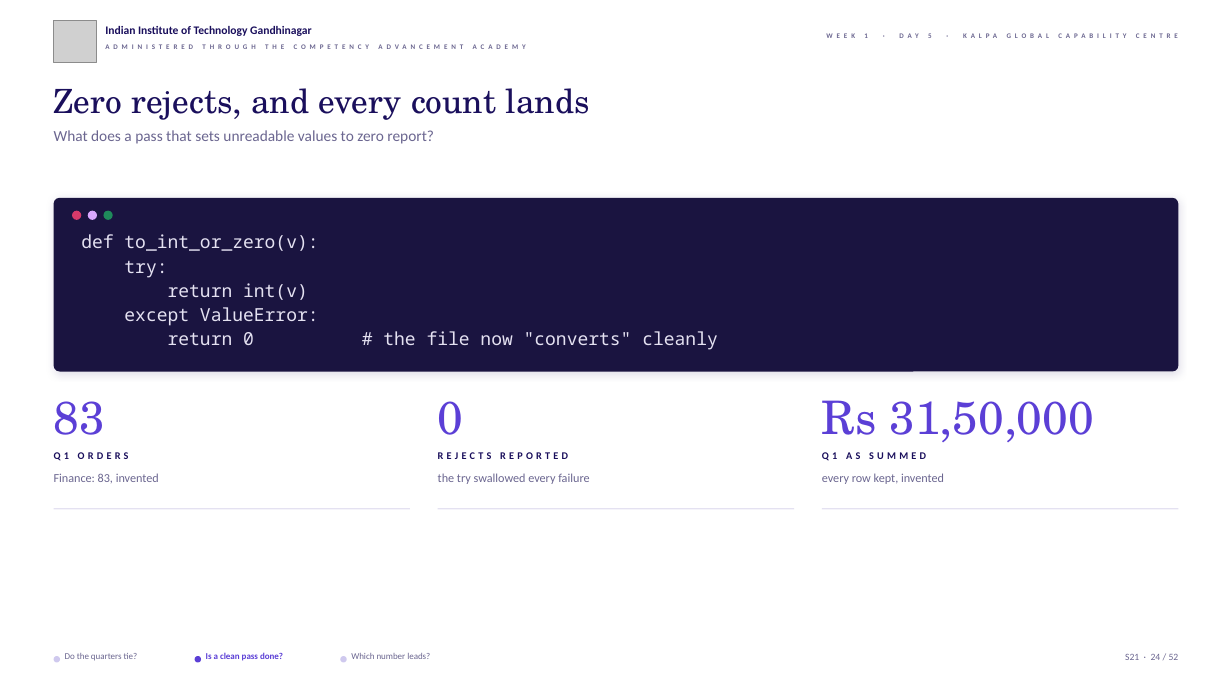
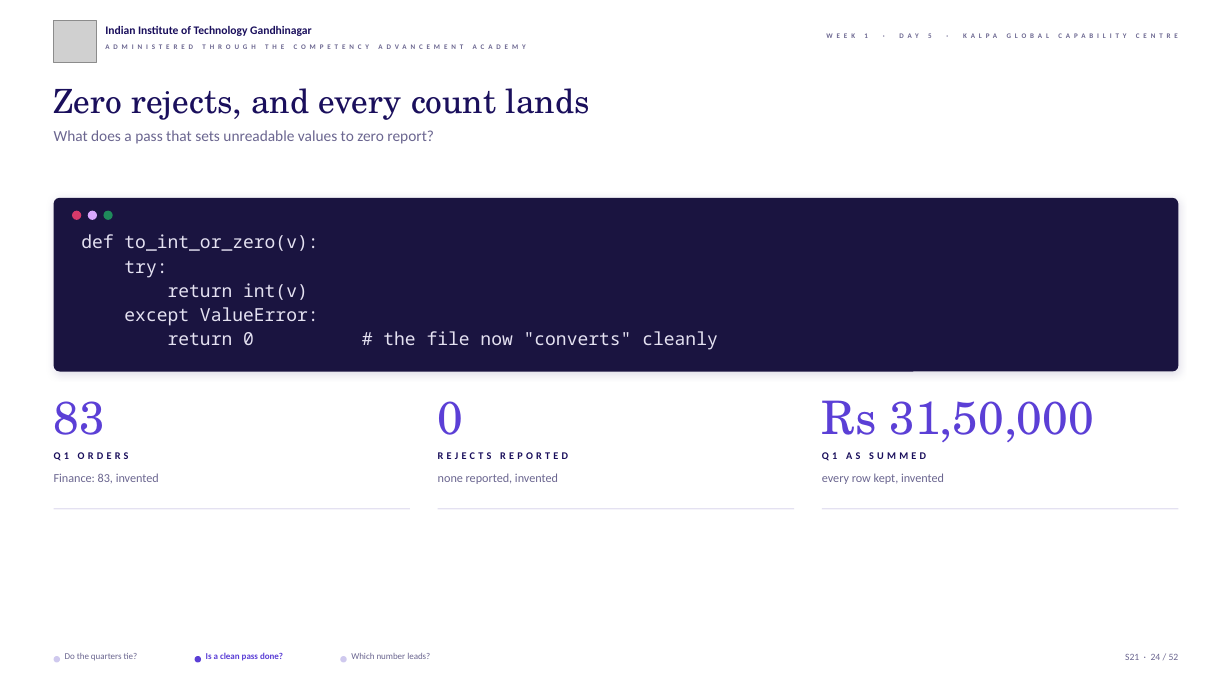
Before and after one commit to fde-academy-lab/c2-content-factory, a slide deck: slide 24 of content/W01/D5/slides/C2_W01_D05_debrief_STUDENT.pptx. Drawn at 1232x693 pixels with LibreOffice and Linux fonts; fonts in the diff are those of the drawing; grey boxes stand for pictures; background and template pictures are left out. Boxes give left, top, right and bottom in pixels: in the first picture for what was removed or moved away, otherwise in the second. Text is boxed around its words. In the diff, an @@ line names an element or a change of style, - is before the commit and + after.

```diff
--- a/content/W01/D5/slides/C2_W01_D05_debrief_STUDENT.pptx
+++ b/content/W01/D5/slides/C2_W01_D05_debrief_STUDENT.pptx
@@ text at (x1=438, y1=473, x2=558, y2=484): text changed @@
-the try swallowed every failure
+none reported, invented
```
Also in this commit, not shown: 3 other slides changed, 6 other files.
